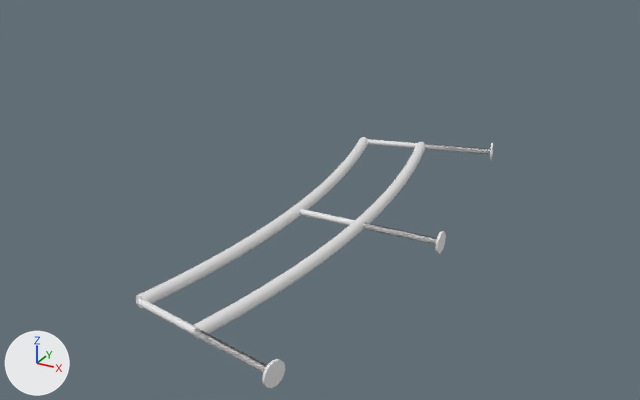
The FBX model MultiTravelValizChallenge/Assets/MultiTravel/Art/Models/Environment/wardrobe-hanging-module.fbx, before and after one commit.
One viewpoint serves both versions: a 50 mm lens placed at (2.441, -1.275, 2.549), pointed at (1.554, 0.338, 1.742). The lights are fixed; the arrows at lower left show +X, +Y and +Z. The older version comes first. Where no turn or scale is listed for an object, it has been applied to the vertices.

Objects in the first picture: 'wardrobe-hanging-module'.
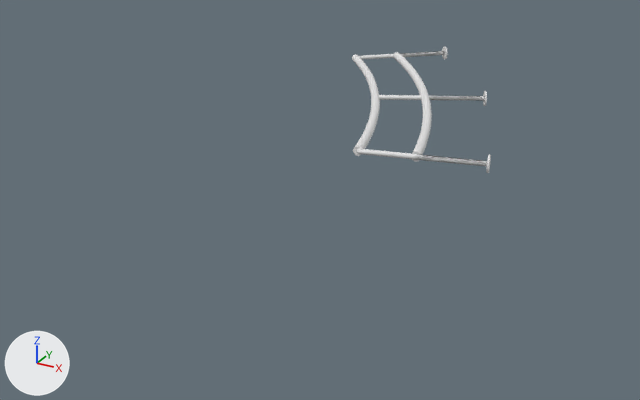
Edits to the bpy script that builds the scene:
```text
Change me_wardrobe_hanging_module:
    used by ob_wardrobe_hanging_module; location = (0.0, 0.0, 0.0)
    remove me_wardrobe_hanging_module.from_pydata(...)  # 602 vertices, 511 faces; spans x 1.6..1.958, y -0.453..0.536, z 1.84..1.88
    add me_wardrobe_hanging_module.from_pydata(...)  # 602 vertices, 511 faces; spans x 1.25..1.912, y 0.373..1.302, z 1.84..1.88
    me_wardrobe_hanging_module part 1: the loose piece of 208 vertices spanning x 1.6..1.681, y -0.372..0.443, z 1.849..1.871 is turned 25.8 degrees about the z axis through its middle and scaled by 0.996, then moved by (-0.18, 0.712, 0.0)
    me_wardrobe_hanging_module part 2: the loose piece of 30 vertices spanning x 1.609..1.888, y 0.435..0.522, z 1.854..1.866 is turned -2.2 degrees about the z axis through the mesh origin
    me_wardrobe_hanging_module part 3: the loose piece of 32 vertices spanning x 1.879..1.894, y 0.496..0.536, z 1.84..1.88 is moved by (0.018, -0.073, 0.0)
    me_wardrobe_hanging_module part 4: the loose piece of 30 vertices spanning x 1.609..1.888, y 0.435..0.522, z 1.854..1.866 is copied, and the copy is turned 11.8 degrees about the z axis through the mesh origin; it spans x 1.484..1.744, y 0.755..0.896, z 1.854..1.866
    me_wardrobe_hanging_module part 5: the loose piece of 32 vertices spanning x 1.901..1.914, y -0.453..-0.413, z 1.84..1.88 is turned 39.9 degrees about the z axis through the mesh origin
    me_wardrobe_hanging_module part 6: the loose piece of 30 vertices spanning x 1.609..1.888, y 0.435..0.522, z 1.854..1.866 is copied, and the copy is turned 25.8 degrees about the z axis through the mesh origin; it spans x 1.255..1.478, y 1.093..1.29, z 1.854..1.866
    me_wardrobe_hanging_module part 7: the loose piece of 32 vertices spanning x 1.953..1.958, y 0.023..0.063, z 1.84..1.88 is turned 39.9 degrees about the z axis through its middle, then moved by (-0.482, 1.243, 0.0)
    me_wardrobe_hanging_module part 8: the loose piece of 208 vertices spanning x 1.726..1.811, y -0.401..0.478, z 1.849..1.871 is turned 25.8 degrees about the z axis through its middle and scaled by 0.996, then moved by (-0.193, 0.767, 0.0)
    me_wardrobe_hanging_module part 9: the loose piece of 30 vertices spanning x 1.669..1.956, y 0.03..0.049, z 1.854..1.866 is deleted
    me_wardrobe_hanging_module part 10: the loose piece of 30 vertices spanning x 1.627..1.909, y -0.439..-0.364, z 1.854..1.866 is deleted
```

Boxes (x1, y1, x2, y2) around the edits, measured in the pictures (640 x 400 px; the box of a moved part takes in the faces that stretch with it):
'wardrobe-hanging-module', reshaped (61% narrower, 49% shorter): before (136, 137, 493, 388); after (352, 46, 491, 173)
part 1 of me_wardrobe_hanging_module, moved or reshaped: before (136, 137, 368, 308); after (352, 54, 380, 156)
part 2 of me_wardrobe_hanging_module, moved or reshaped: before (368, 139, 491, 154); after (357, 149, 487, 167)
part 3 of me_wardrobe_hanging_module, moved or reshaped: before (490, 143, 493, 161); after (486, 155, 491, 173)
part 4 of me_wardrobe_hanging_module, added: after (379, 95, 485, 101)
part 5 of me_wardrobe_hanging_module, moved or reshaped: before (262, 359, 285, 388); after (483, 91, 487, 106)
part 6 of me_wardrobe_hanging_module, added: after (359, 51, 445, 59)
part 7 of me_wardrobe_hanging_module, moved or reshaped: before (435, 231, 446, 254); after (442, 46, 448, 59)
part 8 of me_wardrobe_hanging_module, moved or reshaped: before (192, 142, 425, 339); after (394, 52, 432, 161)
part 9 of me_wardrobe_hanging_module, deleted: before (300, 209, 437, 245)
part 10 of me_wardrobe_hanging_module, deleted: before (137, 299, 267, 373)
